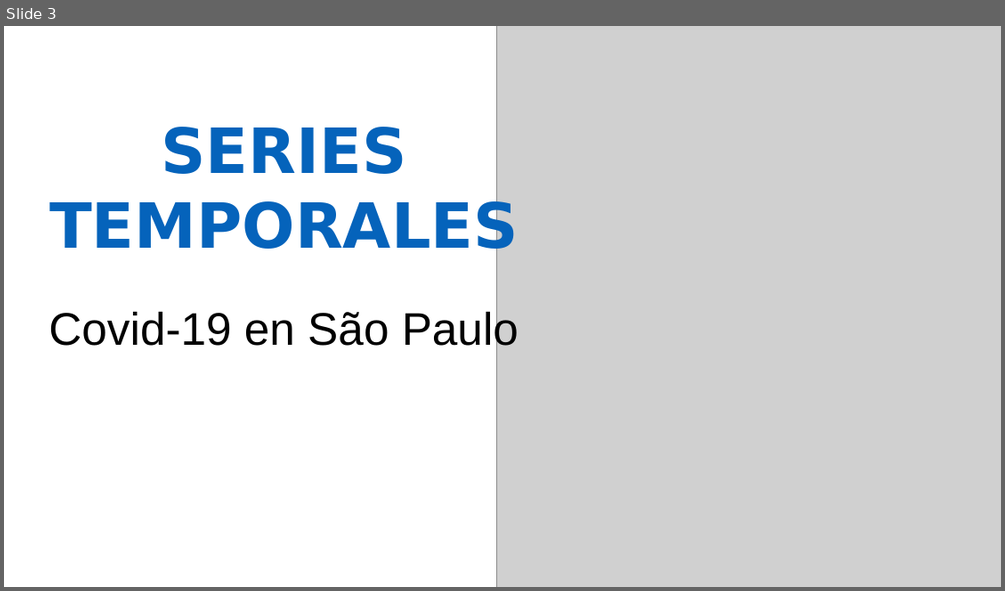
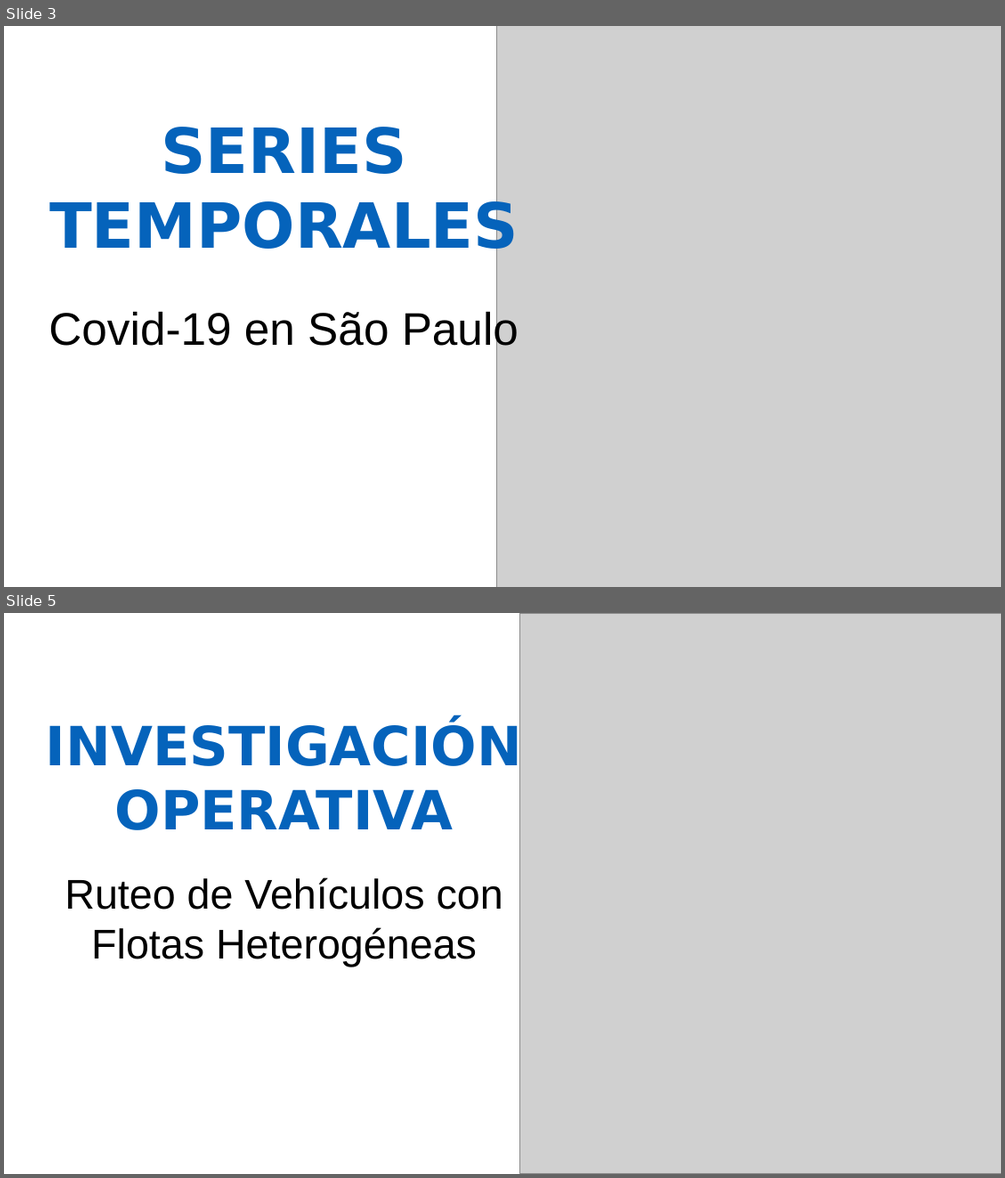
Before and after one commit to diassmatheus/es, a slide deck: assets/img/portfolio/cards-portifolio.pptx. Shown one above the other, each under a label of ours: slide 3 before the commit, slides 3 and 5 after it; the slides between them are not shown. The pictures are 1005x591 and 1005x1178 pixels, drawn with LibreOffice and Linux fonts; fonts in the diff are those of the drawing; grey boxes stand for pictures. Boxes give left, top, right and bottom in pixels: in the first picture for what was removed or moved away, otherwise in the second. Text is boxed around its words. In the diff, an @@ line names an element or a change of style, - is before the commit and + after.

```diff
--- a/assets/img/portfolio/cards-portifolio.pptx
+++ b/assets/img/portfolio/cards-portifolio.pptx
@@ slide 5 added at (4,613,1001,1174), background #FFFFFF @@
@@ picture added at (520,613,1001,1173) @@
@@ text added at (46,722,522,830), 52 pt, text #0563BB, bold @@
+INVESTIGACIÓN OPERATIVA
@@ text added at (65,877,503,966), 40 pt, text #000000 @@
+Ruteo de Vehículos con Flotas Heterogéneas
```
Also in this commit, not shown: 1 other slide added, 2 slides removed, 5 other files.
